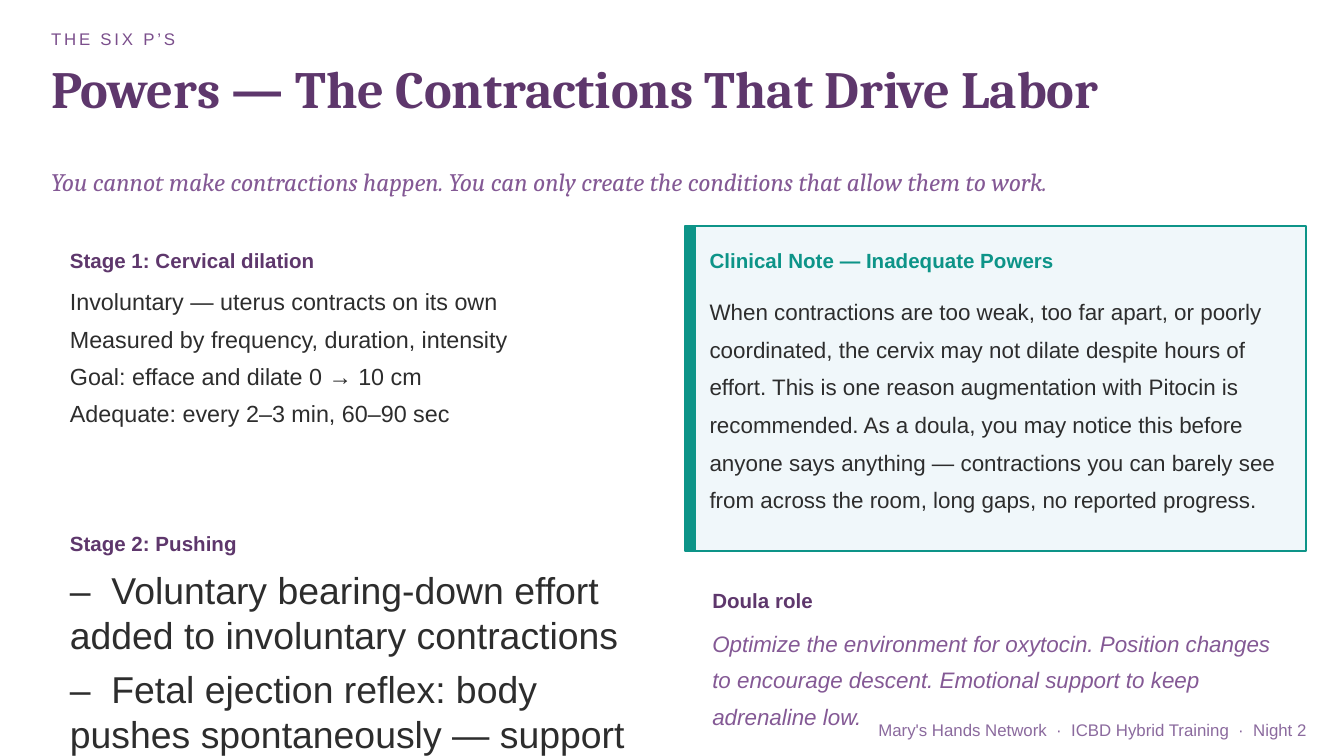
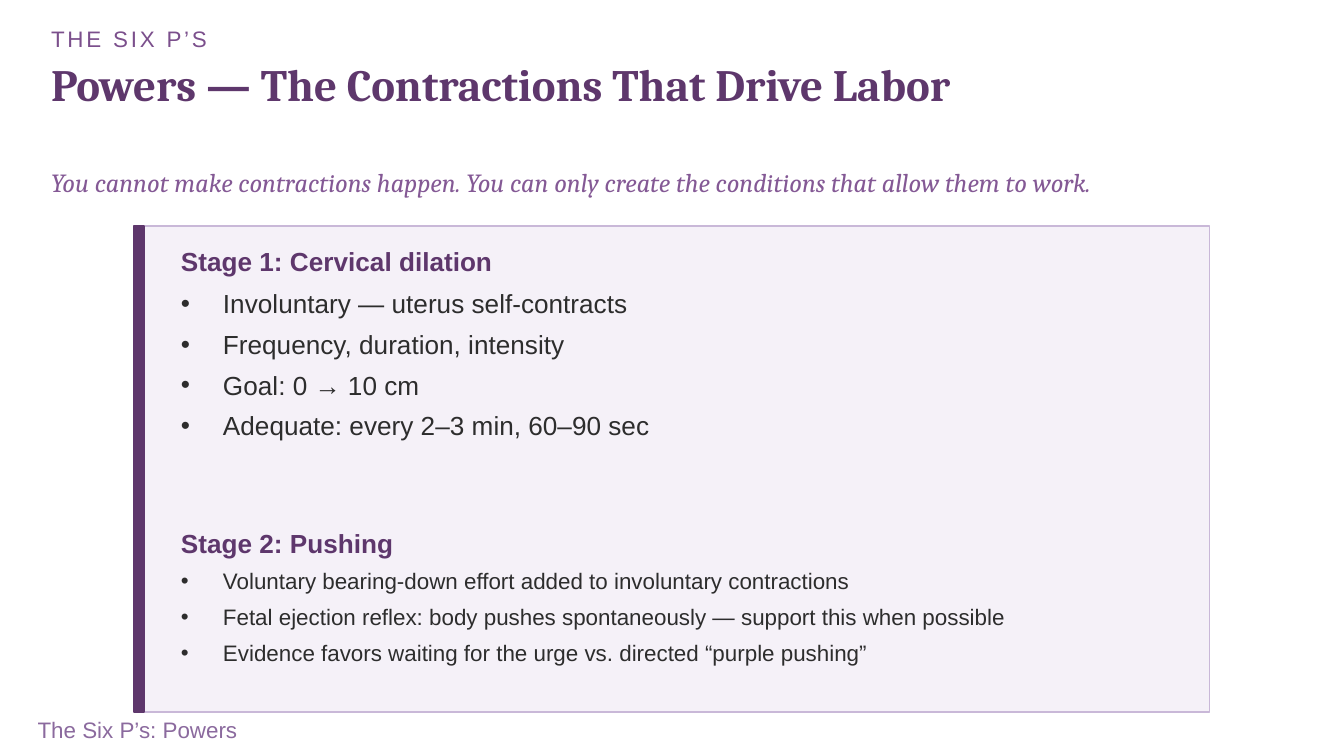
Before and after one commit to maryshandsnetwork-ai/MHNWebsiteTest, a slide deck: slide 29 of assets/training/mhn-icbd-night-2.pptx (slide 22 before the commit). Drawn at 1344x756 pixels with LibreOffice and Linux fonts; fonts in the diff are those of the drawing. Boxes give left, top, right and bottom in pixels: in the first picture for what was removed or moved away, otherwise in the second. Text is boxed around its words. In the diff, an @@ line names an element or a change of style, - is before the commit and + after.

```diff
--- a/assets/training/mhn-icbd-night-2.pptx
+++ b/assets/training/mhn-icbd-night-2.pptx
@@ text "THE SIX P’S" at bbox=[51, 31, 207, 47]: size 9 to 12 pt @@
@@ text "Powers — The Contractions That ..." at bbox=[51, 70, 950, 102]: size 28 to 24 pt @@
@@ text "You cannot make contractions happen. ..." at bbox=[51, 174, 1091, 198]: size 13.5 to 14 pt @@
@@ rectangle added at bbox=[134, 226, 1210, 712], fill #F5F1F8, outline #C9B8D8 1 pt @@
@@ rectangle added at bbox=[134, 226, 144, 712], fill #5E376C, outline #5E376C 1 pt @@
@@ rectangle removed at bbox=[685, 226, 1306, 551] @@
@@ rectangle removed at bbox=[685, 226, 695, 551] @@
@@ text "Stage 1: Cervical dilation": place and size @@
-text "Stage 1: Cervical dilation" at bbox=[70, 253, 314, 273]
+text "Stage 1: Cervical dilation" at bbox=[181, 252, 492, 277]
@@ text "Stage 1: Cervical dilation" at bbox=[181, 252, 492, 277]: size 11 to 14 pt @@
@@ text removed at bbox=[710, 253, 1053, 273] @@
-Clinical Note — Inadequate Powers
@@ text "Involuntary — uterus self-contracts": place and size @@
-text "Involuntary — uterus self-contracts" at bbox=[70, 293, 508, 427]
+text "Involuntary — uterus self-contracts" at bbox=[223, 294, 649, 441]
@@ text at bbox=[223, 294, 628, 396]: text changed; size 12.5 to 14 pt @@
-Involuntary — uterus contracts on its own
-Measured by frequency, duration, intensity
-Goal: efface and dilate 0 → 10 cm
+• Involuntary — uterus self-contracts
+• Frequency, duration, intensity
+• Goal: 0 → 10 cm
@@ text removed at bbox=[710, 303, 1275, 513] @@
-When contractions are too weak, too far apart, or poorly coordinated, the cervix may not dilate despite hours of effort. This is one reason augmentation with Pitocin is recommended. As a doula, you may notice this before anyone says anything — contractions you can barely see from across the room, long gaps, no reported progress.
@@ text at bbox=[223, 416, 649, 441]: size 12.5 to 14 pt in "Adequate: every 2–3 min, 60–90 sec"; bullet none to • @@
@@ text "Stage 2: Pushing" at bbox=[181, 534, 393, 559]: size 11 to 14 pt @@
@@ text "Stage 2: Pushing": place and size @@
-text "Stage 2: Pushing" at bbox=[70, 536, 236, 556]
+text "Stage 2: Pushing" at bbox=[181, 534, 393, 559]
@@ text at bbox=[223, 572, 1004, 666]: text changed; size 20 to 12 pt @@
-– Voluntary bearing-down effort added to involuntary contractions
-– Fetal ejection reflex: body pushes spontaneously — support this when possible
-– Evidence favors waiting for the urge vs. directed “purple pushing”
+• Voluntary bearing-down effort added to involuntary contractions
+• Fetal ejection reflex: body pushes spontaneously — support this when possible
+• Evidence favors waiting for the urge vs. directed “purple pushing”
@@ text removed at bbox=[712, 593, 813, 608] @@
-Doula role
@@ text removed at bbox=[712, 636, 1271, 725] @@
-Optimize the environment for oxytocin. Position changes to encourage descent. Emotional support to keep adrenaline low.
@@ text added at bbox=[38, 722, 238, 738], 12 pt, text #8B6A9E @@
+The Six P’s: Powers
@@ text removed at bbox=[878, 724, 1306, 740] @@
-Mary's Hands Network · ICBD Hybrid Training · Night 2
```
Also in this commit, not shown: 53 other slides changed, 21 slides added, 1 other file.
